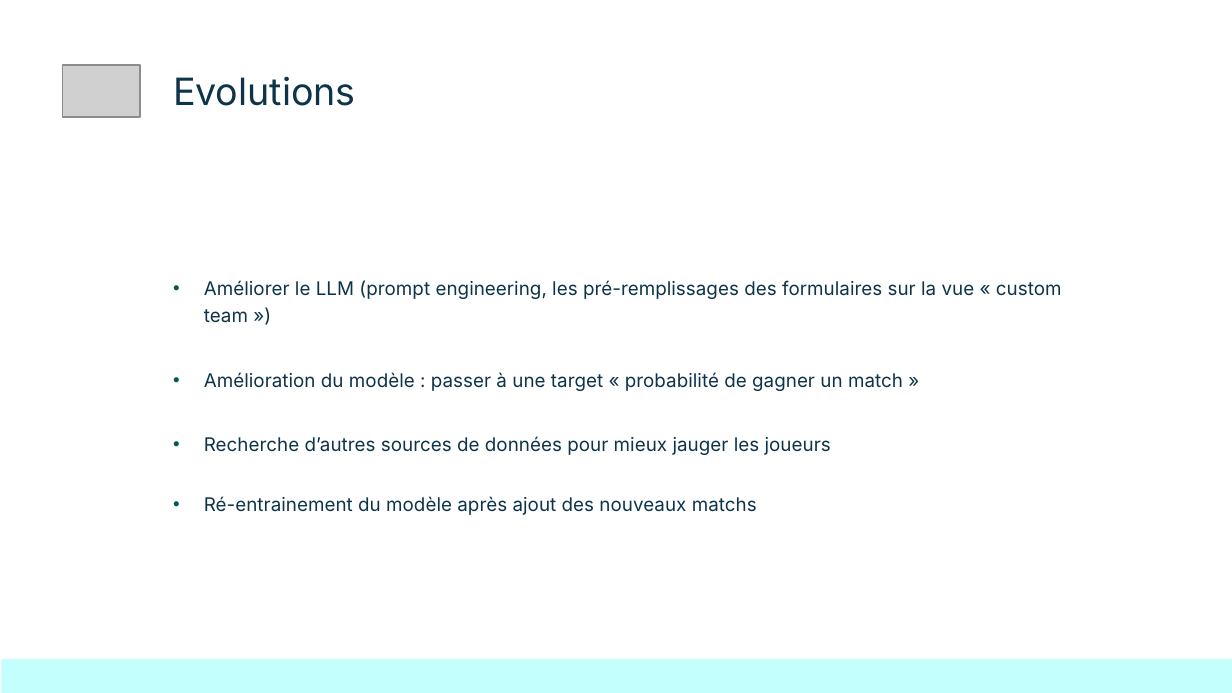
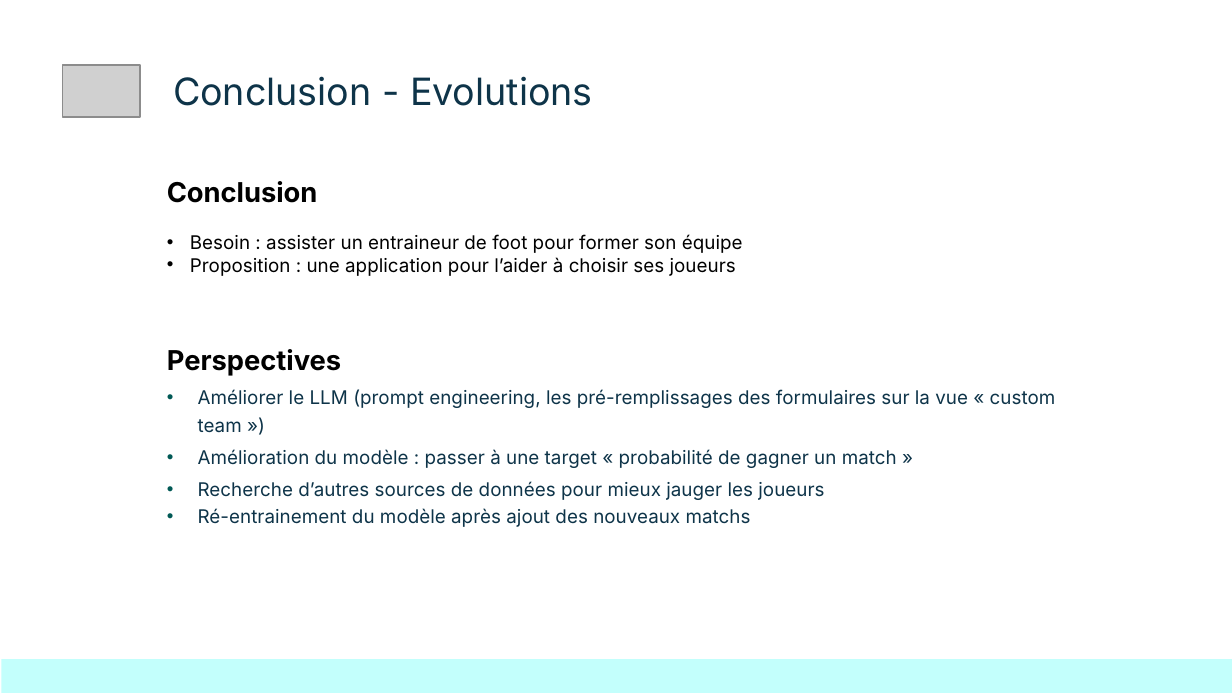
Before and after one commit to kinpintouche-star/football-predictor, a slide deck: slide 11 of docs/FootballPredictorDemoDay20260803.pptx. Drawn at 1232x693 pixels with LibreOffice and Linux fonts; fonts in the diff are those of the drawing; grey boxes stand for pictures; background and template pictures are left out. Boxes give left, top, right and bottom in pixels: in the first picture for what was removed or moved away, otherwise in the second. Text is boxed around its words. In the diff, an @@ line names an element or a change of style, - is before the commit and + after.

```diff
--- a/docs/FootballPredictorDemoDay20260803.pptx
+++ b/docs/FootballPredictorDemoDay20260803.pptx
@@ title at box(173, 76, 593, 106): text changed @@
-Evolutions
+Conclusion - Evolutions
@@ text "Conclusion": place and size @@
-text "Conclusion" at box(204, 280, 1062, 515)
+text "Conclusion" at box(167, 181, 1056, 527)
@@ text at box(167, 181, 743, 376): paragraphs added @@
+Conclusion
+• Besoin : assister un entraineur de foot pour former son équipe
+• Proposition : une application pour l’aider à choisir ses joueurs
+Perspectives
```
Also in this commit, not shown: 1 slide removed, 1 other file.
